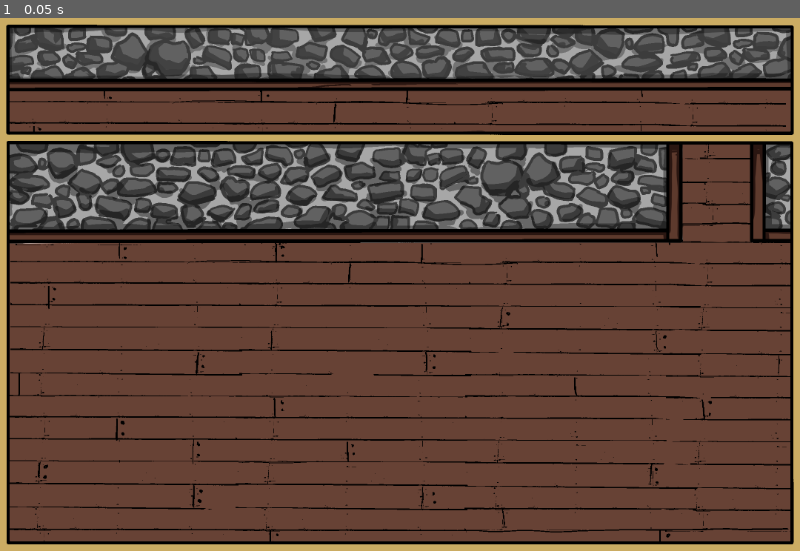
Above: before the commit, frame 1.
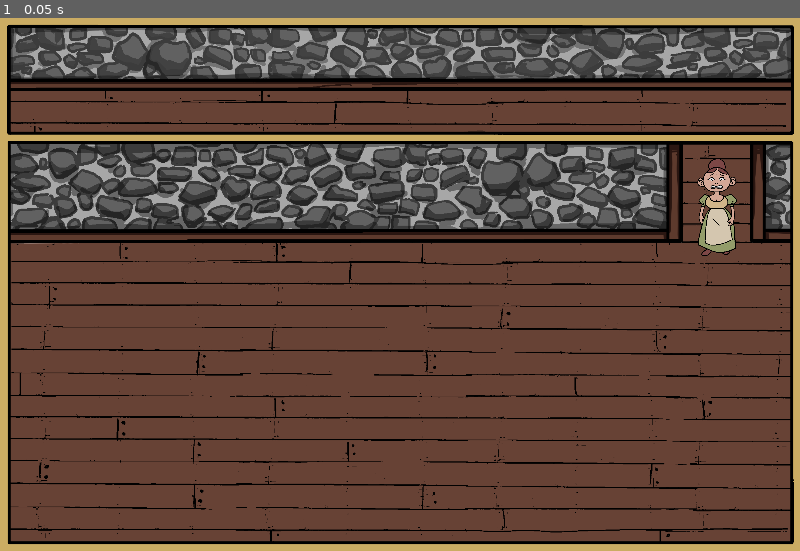
Above: after the commit, the same moment.

Repository: AtomicPotatoEmil/Create_Jam-Fall-2020
Game: Godot game, scene res://bar/Bar.tscn
Two runs of this game, one before a commit and one after it. Both use one fixed random seed, a clock stepped at 60 frames per second and the inputs below. The project has no main scene, so this scene is started directly.
Inputs:
- Up to frame 1 (0.05 s): no input

The runs differ from the first frame. In frame 1, 6.0% of the frame differs, in the area x 0-100%, y 1-99%.

Commit message:
Player animation progress started

Diff:
--- /dev/null
+++ b/src/Player/Player.tscn
@@ -0,0 +1,68 @@
+[gd_scene load_steps=9 format=2]
+
+[ext_resource path="res://Player/assets/Protag_forward_1.png" type="Texture" id=1]
+[ext_resource path="res://Player/assets/Protag_forward_2.png" type="Texture" id=2]
+[ext_resource path="res://Player/assets/Protag_backward_1.png" type="Texture" id=3]
+[ext_resource path="res://Player/assets/Protag_backward_2.png" type="Texture" id=4]
+
+[sub_resource type="SpriteFrames" id=1]
+animations = [ {
+"frames": [ ExtResource( 1 ), ExtResource( 2 ), ExtResource( 3 ), ExtResource( 4 ) ],
+"loop": true,
+"name": "player",
+"speed": 5.0
+} ]
+
+[sub_resource type="RectangleShape2D" id=2]
+extents = Vector2( 44.9536, 53.7048 )
+
+[sub_resource type="Animation" id=4]
+resource_name = "up_walk"
+length = 0.4
+loop = true
+tracks/0/type = "value"
+tracks/0/path = NodePath("Sprite:frame")
+tracks/0/interp = 1
+tracks/0/loop_wrap = true
+tracks/0/imported = false
+tracks/0/enabled = true
+tracks/0/keys = {
+"times": PoolRealArray( 0, 0.2 ),
+"transitions": PoolRealArray( 1, 1 ),
+"update": 1,
+"values": [ 2, 3 ]
+}
+
+[sub_resource type="Animation" id=3]
+resource_name = "walk_down"
+length = 0.4
+loop = true
+tracks/0/type = "value"
+tracks/0/path = NodePath("Sprite:frame")
+tracks/0/interp = 1
+tracks/0/loop_wrap = true
+tracks/0/imported = false
+tracks/0/enabled = true
+tracks/0/keys = {
+"times": PoolRealArray( 0, 0.2 ),
+"transitions": PoolRealArray( 1, 1 ),
+"update": 1,
+"values": [ 0, 1 ]
+}
+
+[node name="Player" type="KinematicBody2D"]
+
+[node name="Sprite" type="AnimatedSprite" parent="."]
+scale = Vector2( 0.6, 0.6 )
+frames = SubResource( 1 )
+animation = "player"
+frame = 1
+offset = Vector2( 0, -180 )
+
+[node name="HitBox" type="CollisionShape2D" parent="."]
+position = Vector2( -2.04169, -30.4258 )
+shape = SubResource( 2 )
+
+[node name="AnimationPlayer" type="AnimationPlayer" parent="."]
+anims/up_walk = SubResource( 4 )
+anims/walk_down = SubResource( 3 )
--- a/src/bar/Bar.tscn
+++ b/src/bar/Bar.tscn
@@ -1,10 +1,11 @@
-[gd_scene load_steps=13 format=2]
+[gd_scene load_steps=14 format=2]
 
 [ext_resource path="res://bar/assets/Wall_back_room.png" type="Texture" id=1]
 [ext_resource path="res://bar/assets/floors.png" type="Texture" id=2]
 [ext_resource path="res://bar/assets/Wall_front_room.png" type="Texture" id=3]
 [ext_resource path="res://bar/assets/boarder2.png" type="Texture" id=4]
 [ext_resource path="res://bar/assets/boarder1.png" type="Texture" id=5]
+[ext_resource path="res://Player/Player.tscn" type="PackedScene" id=6]
 
 [sub_resource type="RectangleShape2D" id=1]
 extents = Vector2( 1075.77, 13.5125 )
@@ -62,6 +63,7 @@
 texture = ExtResource( 3 )
 offset = Vector2( 0, 110 )
 __meta__ = {
+"_edit_group_": true,
 "_edit_lock_": true
 }
 
@@ -77,11 +79,16 @@
 position = Vector2( 1013.34, -19.5578 )
 shape = SubResource( 3 )
 
+[node name="Player" parent="YSort" instance=ExtResource( 6 )]
+position = Vector2( 967.24, 309.701 )
+scale = Vector2( 0.5, 0.5 )
+
 [node name="BorderOutline" type="Sprite" parent="."]
 scale = Vector2( 0.5, 0.5 )
 texture = ExtResource( 5 )
 centered = false
 __meta__ = {
+"_edit_group_": true,
 "_edit_lock_": true
 }
 
--- a/src/project.godot
+++ b/src/project.godot
@@ -22,6 +22,8 @@
 
 window/size/width=1080
 window/size/height=720
+window/stretch/mode="2d"
+window/stretch/aspect="keep"
 
 [input]
 
Binary file added: src/Player/assets/Protag_backward_1.png
Not shown, added: src/Player/assets/Protag_backward_1.png.import
Binary file added: src/Player/assets/Protag_backward_2.png
Not shown, added: src/Player/assets/Protag_backward_2.png.import
Binary file added: src/Player/assets/Protag_forward_1.png
Not shown, added: src/Player/assets/Protag_forward_1.png.import
Binary file added: src/Player/assets/Protag_forward_2.png
Not shown, added: src/Player/assets/Protag_forward_2.png.import
Not shown, added: src/export_presets.cfg
